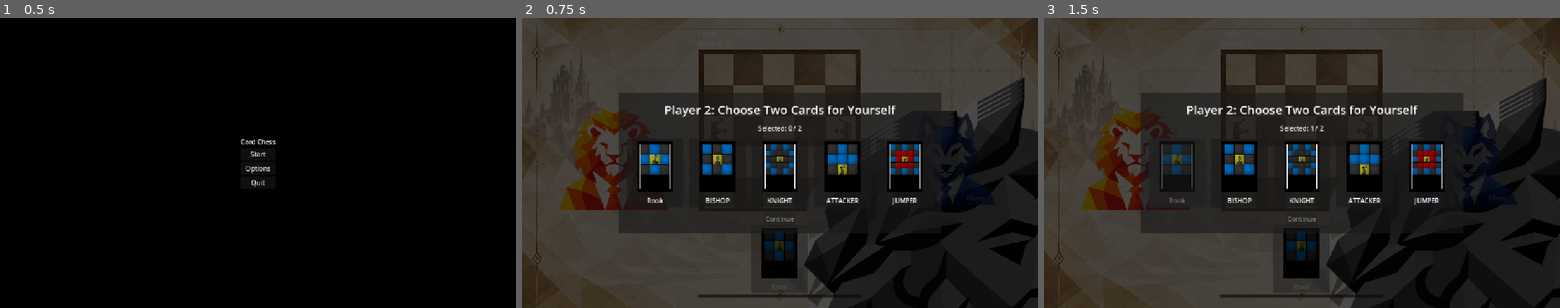
Above: before the commit, frames 1-3 (left to right).
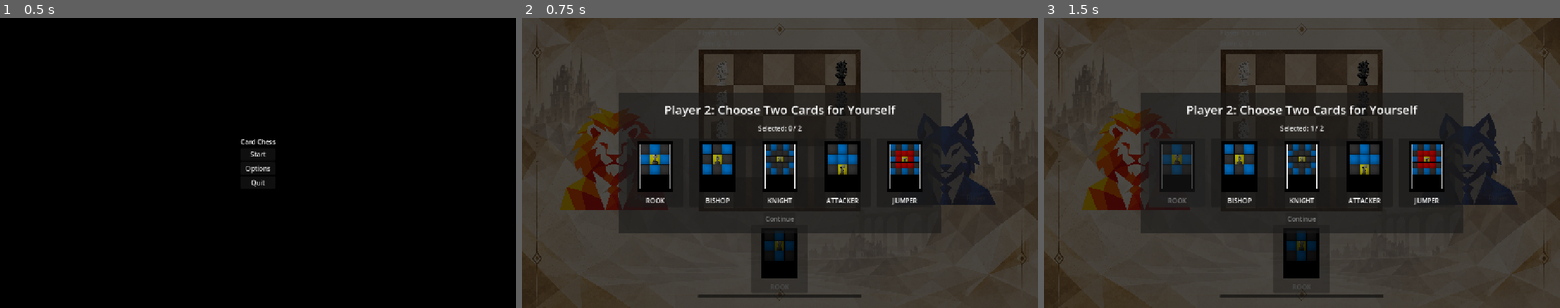
Above: after the commit, the same moments.

Repository: ryanh6/cardChess
Game: Godot game, scene res://scenes/main.tscn
Two runs of this game, one before a commit and one after it. Both use one fixed random seed, a clock stepped at 60 frames per second and the inputs below. The project has no main scene, so this scene is started directly.
Inputs:
- Up to frame 1 (0.5 s): no input
- Up to frame 2 (0.75 s): click "Start" at 0.5 s
- Up to frame 3 (1.5 s): click "Rook" (after the commit: "ROOK") at 1.25 s

Frame 1 is identical in both runs. In frame 2, 17% of the frame differs, in the area x 24-100%, y 14-100%; in frame 3, 17%.

Commit message:
Fixed board shrinked in game board
Fixed an issue where the entire board cells and pieces were shrunk into the first cell of the game board

Diff:
--- a/scenes/components/cellInterface.tscn
+++ b/scenes/components/cellInterface.tscn
@@ -4,31 +4,50 @@
 [ext_resource type="PackedScene" uid="uid://dum2arij4y4vx" path="res://scenes/components/pieceInterface.tscn" id="1_utne3"]
 
 [node name="Cell" type="Button" unique_id=37027163]
+offset_right = 500.0
+offset_bottom = 500.0
+size_flags_horizontal = 3
+size_flags_vertical = 3
+flat = true
+script = ExtResource("1_7k3l8")
+
+[node name="HighlightColor" type="ColorRect" parent="." unique_id=72858949]
+unique_name_in_owner = true
+visible = false
+layout_mode = 1
 anchors_preset = 15
 anchor_right = 1.0
 anchor_bottom = 1.0
 grow_horizontal = 2
 grow_vertical = 2
-script = ExtResource("1_7k3l8")
-startingOwnerID = null
-
-[node name="HighlightColor" type="ColorRect" parent="." unique_id=72858949]
-unique_name_in_owner = true
-layout_mode = 0
-offset_right = 40.0
-offset_bottom = 40.0
+mouse_filter = 2
 
 [node name="ThroneLabel" type="Label" parent="." unique_id=889343168]
 unique_name_in_owner = true
-layout_mode = 0
-offset_right = 40.0
-offset_bottom = 23.0
+layout_mode = 1
+anchors_preset = 15
+anchor_right = 1.0
+anchor_bottom = 1.0
+offset_left = -9.0
+offset_top = -14.5
+offset_right = -1263.0
+offset_bottom = -697.5
+grow_horizontal = 2
+grow_vertical = 2
+theme_override_colors/font_color = Color(1, 1, 0, 0.8039216)
+theme_override_font_sizes/font_size = 26
+horizontal_alignment = 1
+vertical_alignment = 1
 
 [node name="PieceInterface" parent="." unique_id=1004829767 instance=ExtResource("1_utne3")]
 unique_name_in_owner = true
-layout_mode = 0
-anchors_preset = 0
-anchor_right = 0.0
-anchor_bottom = 0.0
-grow_horizontal = 1
-grow_vertical = 1
+layout_mode = 1
+anchors_preset = 15
+anchor_right = 1.0
+anchor_bottom = 1.0
+offset_left = 4.0
+offset_top = 4.0
+offset_right = 3.0
+offset_bottom = 3.0
+grow_horizontal = 2
+grow_vertical = 2
--- a/scenes/components/gameBoardInterface.tscn
+++ b/scenes/components/gameBoardInterface.tscn
@@ -20,12 +20,16 @@
 anchor_bottom = 1.0
 grow_horizontal = 2
 grow_vertical = 2
+mouse_filter = 2
 texture = ExtResource("2_j2gl2")
 expand_mode = 1
 stretch_mode = 5
 
 [node name="CellGrid" type="GridContainer" parent="." unique_id=411142295]
 unique_name_in_owner = true
-layout_mode = 0
-offset_right = 40.0
-offset_bottom = 40.0
+layout_mode = 1
+anchors_preset = 15
+anchor_right = 1.0
+anchor_bottom = 1.0
+grow_horizontal = 2
+grow_vertical = 2
--- a/scenes/components/pieceInterface.tscn
+++ b/scenes/components/pieceInterface.tscn
@@ -3,9 +3,7 @@
 [ext_resource type="Script" uid="uid://do6pipgjnkdd6" path="res://scripts/interface/pieceInterface.gd" id="1_knr5n"]
 
 [node name="PieceInterface" type="TextureRect" unique_id=1004829767]
-anchors_preset = 15
-anchor_right = 1.0
-anchor_bottom = 1.0
-grow_horizontal = 2
-grow_vertical = 2
+mouse_filter = 2
+expand_mode = 2
+stretch_mode = 5
 script = ExtResource("1_knr5n")
--- a/scripts/interface/cardInterface.gd
+++ b/scripts/interface/cardInterface.gd
@@ -9,19 +9,19 @@
 @onready var cardName: Label = %CardName
 @onready var border: Panel = %SelectedBorder
 
-func _ready():
+func _ready() -> void:
 	pressed.connect(onPressed)
 	refresh()
 
-func setSelected(value: bool):
+func setSelected(value: bool) -> void:
 	button_pressed = value
 	border.visible = value
 
-func refresh():
+func refresh() -> void:
 	cardIcon.texture = Card.getIcon(cardType)
 	cardName.text = Card.getName(cardType)
 
-func setCardType(newCardType: Card.type):
+func setCardType(newCardType: Card.type) -> void:
 	cardType = newCardType
 
 	if is_node_ready():
--- a/scripts/logic/moveCard.gd
+++ b/scripts/logic/moveCard.gd
@@ -1,4 +1,4 @@
-extends Sprite2D
+extends RefCounted
 class_name Card
 
 enum type {
@@ -11,13 +11,13 @@
 
 var cardType = type;
 
-func _init(newType):
+func _init(newType: type = type.ROOK) -> void:
 	cardType = newType;
 
-static func getName(requestedType: type):
+static func getName(requestedType: type) -> String:
 	match(requestedType):
 		type.ROOK:
-			return "Rook"
+			return "ROOK"
 		type.BISHOP:
 			return "BISHOP"
 		type.KNIGHT:
@@ -28,45 +28,43 @@
 			return "JUMPER"
 	return ""
 
-static func getIcon(requestedType: type):
-	var asset: Texture2D
-
+static func getIcon(requestedType: type) -> Texture2D:
 	match(requestedType):
 		type.ROOK:
-			asset = preload("res://assets/rookCard.png")
+			return preload("res://assets/rookCard.png")
 		type.BISHOP:
-			asset = preload("res://assets/bishopCard.png")
+			return preload("res://assets/bishopCard.png")
 		type.KNIGHT:
-			asset = preload("res://assets/knightCard.png")
+			return preload("res://assets/knightCard.png")
 		type.ATTACKER:
-			asset = preload("res://assets/attackerCard.png")
+			return preload("res://assets/attackerCard.png")
 		type.JUMPER:
-			asset = preload("res://assets/jumperCard.png")
+			return preload("res://assets/jumperCard.png")
 
-	return asset
+	return null
 
-func getMoves(gameBoard: Board, gamePiece: Piece):
-	var forward;
-	var directions = [];
-	var positions = [];
-	var legalMoves = [];
+func getMoves(gameBoard: Board, gamePiece: Piece) -> Array[Vector2i]:
+	var forward: int;
+	var directions: Array[Vector2i] = [];
+	var positions: Array[Vector2i] = [];
+	var legalMoves: Array[Vector2i] = [];
 
 	match(cardType):
 		type.ROOK:
-			directions = [Vector2(0, 1), Vector2(0, -1), Vector2(1, 0), Vector2(-1, 0)];
+			directions = [Vector2i(0, 1), Vector2i(0, -1), Vector2i(1, 0), Vector2i(-1, 0)];
 		type.BISHOP:
-			directions = [Vector2(1, 1), Vector2(1, -1), Vector2(-1, 1), Vector2(-1, -1)];
+			directions = [Vector2i(1, 1), Vector2i(1, -1), Vector2i(-1, 1), Vector2i(-1, -1)];
 		type.KNIGHT:
-			directions = [Vector2(2, 1), Vector2(2, -1), Vector2(1, 2), Vector2(-1, 2), Vector2(-2, 1), Vector2(-2, -1), Vector2(1, -2), Vector2(-1, -2)];
+			directions = [Vector2i(2, 1), Vector2i(2, -1), Vector2i(1, 2), Vector2i(-1, 2), Vector2i(-2, 1), Vector2i(-2, -1), Vector2i(1, -2), Vector2i(-1, -2)];
 		type.ATTACKER:
 			if (gamePiece.ownerID == 0):
 				forward = -1
 			else:
 				forward = 1
 
-			directions = [Vector2(0, forward), Vector2(-1, forward), Vector2(1, forward), Vector2(0, forward * 2)];
+			directions = [Vector2i(0, forward), Vector2i(-1, forward), Vector2i(1, forward), Vector2i(0, forward * 2)];
 		type.JUMPER:
-			var adjacent = [Vector2(1, 0), Vector2(-1, 1), Vector2(0, 1), Vector2(1, 1), Vector2(-1, 0), Vector2(1, -1), Vector2(0, -1), Vector2(-1, -1)];
+			var adjacent = [Vector2i(1, 0), Vector2i(-1, 1), Vector2i(0, 1), Vector2i(1, 1), Vector2i(-1, 0), Vector2i(1, -1), Vector2i(0, -1), Vector2i(-1, -1)];
 
 			for locations in adjacent:
 				if gameBoard.pieceAt(gamePiece.piecePosition + locations) != null:
@@ -84,8 +82,8 @@
 
 	return legalMoves;
 
-func directionToPosition(gamePiece: Piece, directions: Array[Vector2i]):
-	var positions = []
+func directionToPosition(gamePiece: Piece, directions: Array[Vector2i]) -> Array[Vector2i]:
+	var positions: Array[Vector2i] = []
 
 	for direction in directions:
 		positions.append(gamePiece.piecePosition + direction)
Binary file added: assets/pantherPlayer.png
Not shown, added: assets/pantherPlayer.png.import
Binary file added: assets/ramPlayer.png
Not shown, added: assets/ramPlayer.png.import
